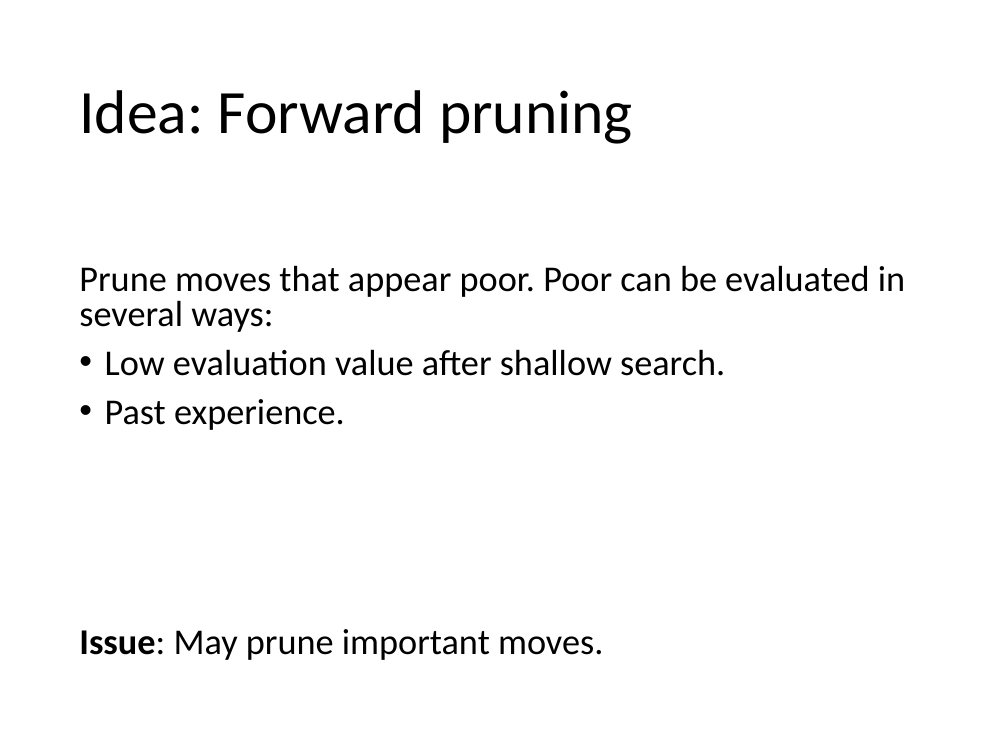
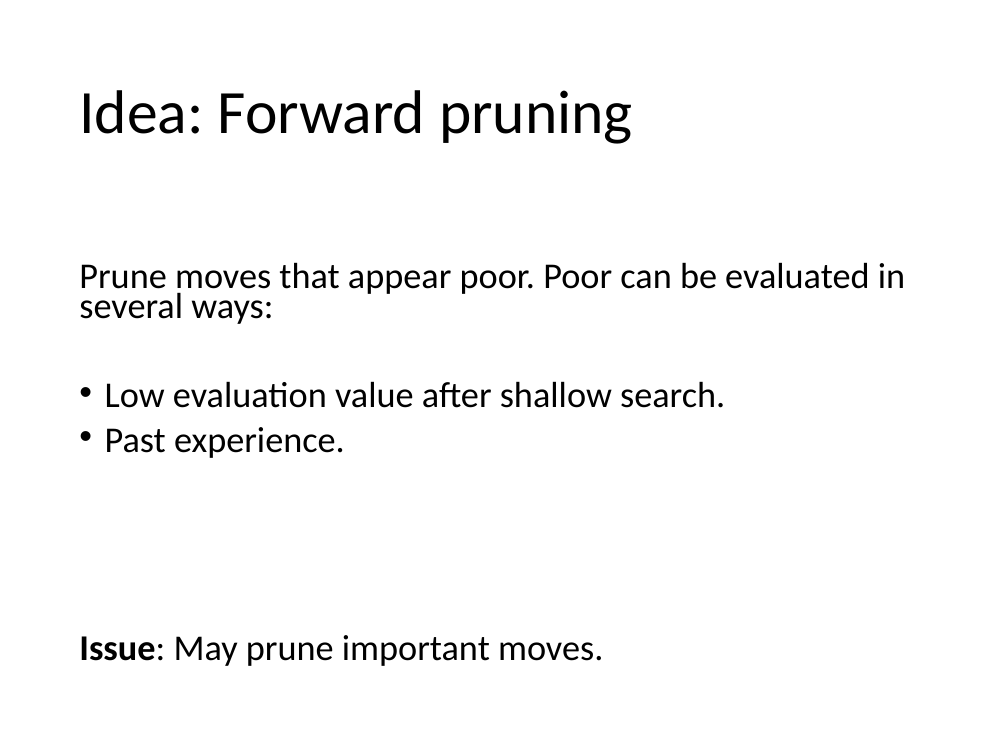
Before and after one commit to mhahsler/CS7320-AI, a slide deck: slide 26 of slides/05_games.pptx (slide 25 before the commit). Drawn at 1008x756 pixels with LibreOffice and Linux fonts; fonts in the diff are those of the drawing. Boxes give left, top, right and bottom in pixels: in the first picture for what was removed or moved away, otherwise in the second. Text is boxed around its words. In the diff, an @@ line names an element or a change of style, - is before the commit and + after.

```diff
--- a/slides/05_games.pptx
+++ b/slides/05_games.pptx
@@ text "Prune moves that appear poor. ..." at (x1=79, y1=262, x2=905, y2=666): line spacing 0.8 to 0.7 @@
```
Also in this commit, not shown: 17 other slides changed, 1 slide added, 1 other file.
